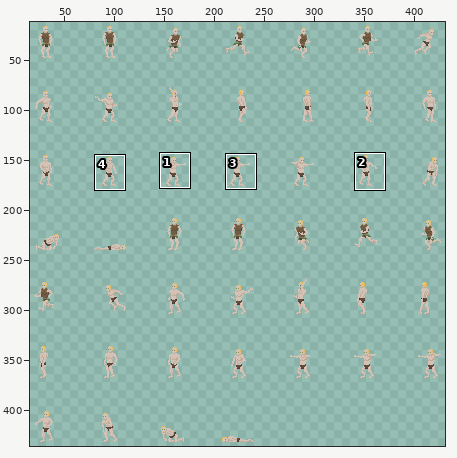
One commit to this pixel-art file: Sprites/Player/Equipment/steel_armor.aseprite. Above: a wide view before the commit, with the close-up outlined.
Close-up. As it was:
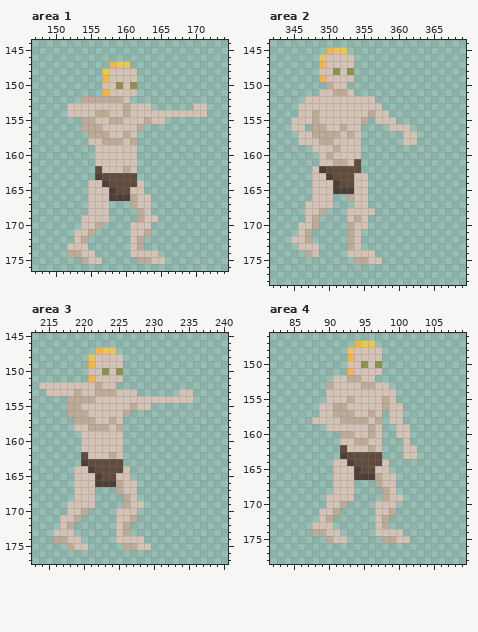
448x448 pixels, 1 frame. Shown: area 1: x 147..174, y 144..176; area 2: x 342..369, y 144..178; area 3: x 213..240, y 145..177; area 4: x 82..109, y 146..178. The wide view leaves out empty margins. The commit also changed other parts of the picture, which this record leaves out.
And afterwards:
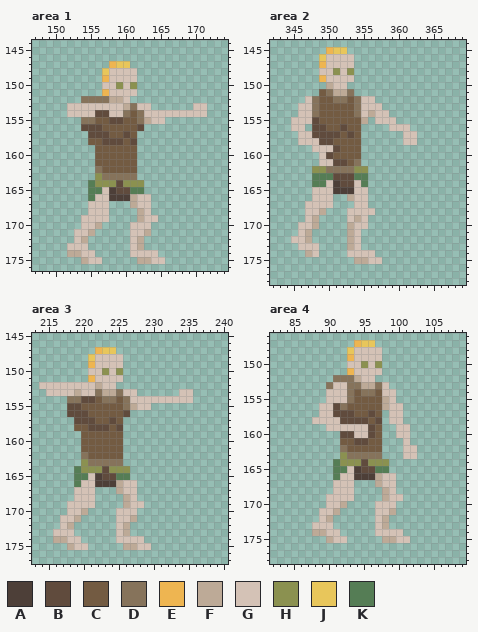
Palette (. is transparent): A #4d3f38  B #604b3d  C #735b42  D #86735b  E #eeb551  F #bdaa97  G #d4c2b6  H #8b9150  J #e8c65b  K #557d55
From old to new:
Changed rows in their new state; - is an unchanged pixel.
Area 1, layer "Layer 1":
first column x 154:
152 DDDD-----
153 -------D-
154 --BB--DCD
155 DDCCBBCCD
156 BBBCCCCCB
157 -BBBCCBC-
158 -CCBBBCB-
159 --CCCCCC-
160 --CCCCCC-
161 --CCCCCC-
162 --DCCCCC-
163 --HDDDDD-
164 -KHHH-HHH
165 -KK----KK
166 -K-------
Area 2, layer "Layer 1":
first column x 348:
151 -CD--D--
152 DCCDDCD-
153 DCCCCCD-
154 DCCCCCD-
155 BCCCCCC-
156 BBCCBCC-
157 BBBBCBC-
158 -BBCCCC-
159 ---BCCC-
160 --BCCCC-
161 ---BBCD-
162 HHDDDDHH
163 KKK---KK
164 KK-----K
Area 3, layer "Layer 1":
first column x 218:
153 ----D--D-
154 DDBBCDDCD
155 BBCCCCCCD
156 BBBCCCCCB
157 -BBBCCBC-
158 -CCBBBCB-
159 --CCCCCC-
160 --CCCCCC-
161 --CCCCCC-
162 --DCCCCC-
163 --HDDDDD-
164 -KHHH-HHH
165 -KK----KK
166 -K-------
Area 4, layer "Layer 1":
first column x 90:
152 -DDD-----
153 D--DD--D-
154 ---DCDDC-
155 ---DCCCC-
156 -BDCCCCC-
157 -BBBCCBC-
158 --BBBBCB-
159 ------BC-
160 --BB--BC-
161 --CCBBCC-
162 --DCCCCC-
163 --HDDDDD-
164 -KHHH-HHH
165 -KK----KK
166 -K-------
Changed places in both close-ups, as pixel boxes (x1, y1, x2, y2):
changed: (81, 96, 144, 201)
changed: (312, 89, 368, 187)
changed: (67, 389, 130, 487)
changed: (326, 375, 389, 480)
